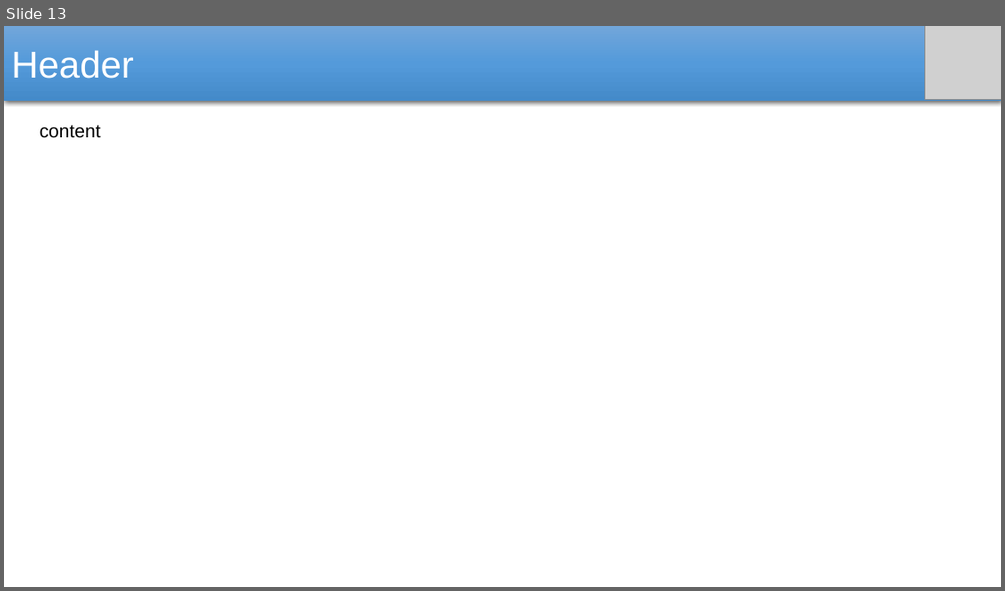
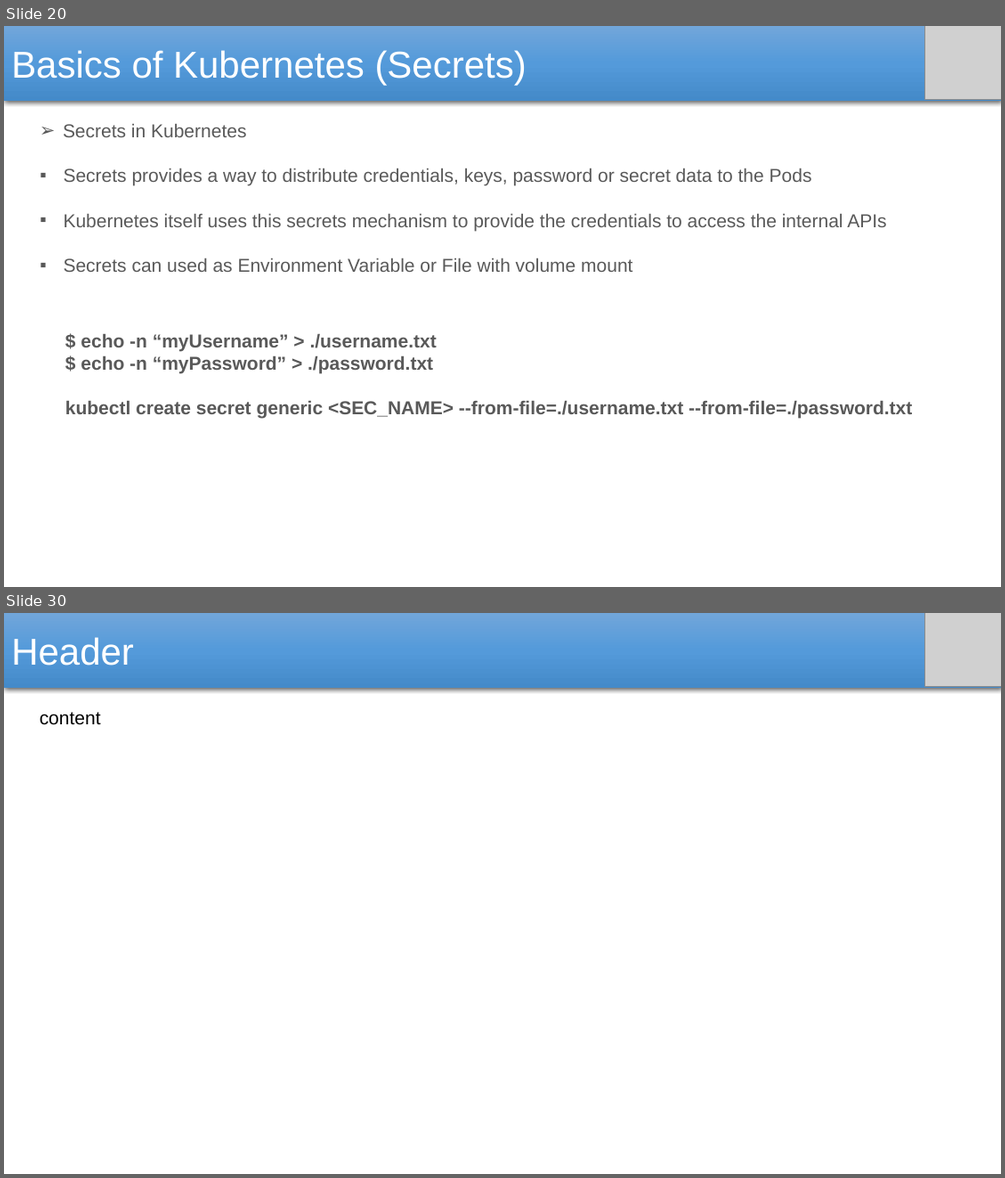
Before and after one commit to SubhadeepSen/Kubernetes-Learning, a slide deck: Kubernetes.pptx. Shown one above the other, each under a label of ours: slide 13 before the commit, slides 20 and 30 after it; the slides between them are not shown. The pictures are 1005x591 and 1005x1178 pixels, drawn with LibreOffice and Linux fonts; fonts in the diff are those of the drawing; grey boxes stand for pictures. Boxes give left, top, right and bottom in pixels: in the first picture for what was removed or moved away, otherwise in the second. Text is boxed around its words. In the diff, an @@ line names an element or a change of style, - is before the commit and + after.

```diff
--- a/Kubernetes.pptx
+++ b/Kubernetes.pptx
@@ slide 20 added at <box>4,26,1001,587</box>, background #FFFFFF @@
@@ rectangle added at <box>4,26,1001,101</box>, fill gradient #71A6DB to #559BDB to #448ACA, 36 pt, text #FFFFFF @@
+Basics of Kubernetes (Secrets)
@@ picture added at <box>925,26,1001,99</box> @@
@@ text added at <box>63,124,246,137</box>, 18 pt, text #595959 @@
+➢ Secrets in Kubernetes
@@ text added at <box>64,168,886,272</box>, 18 pt, text #595959 @@
+▪ Secrets provides a way to distribute credentials, keys, password or secret data to the Pods
+▪ Kubernetes itself uses this secrets mechanism to provide the credentials to access the internal APIs
+▪ Secrets can used as Environment Variable or File with volume mount
@@ text added at <box>65,334,912,418</box>, 18 pt, text #595959, bold @@
+$ echo -n “myUsername” > ./username.txt
+$ echo -n “myPassword” > ./password.txt
+kubectl create secret generic <SEC_NAME> --from-file=./username.txt --from-file=./password.txt
@@ what was slide 13 is now slide 30 @@
```
Also in this commit, not shown: 6 slides changed, 16 other slides added, 2 other files.
